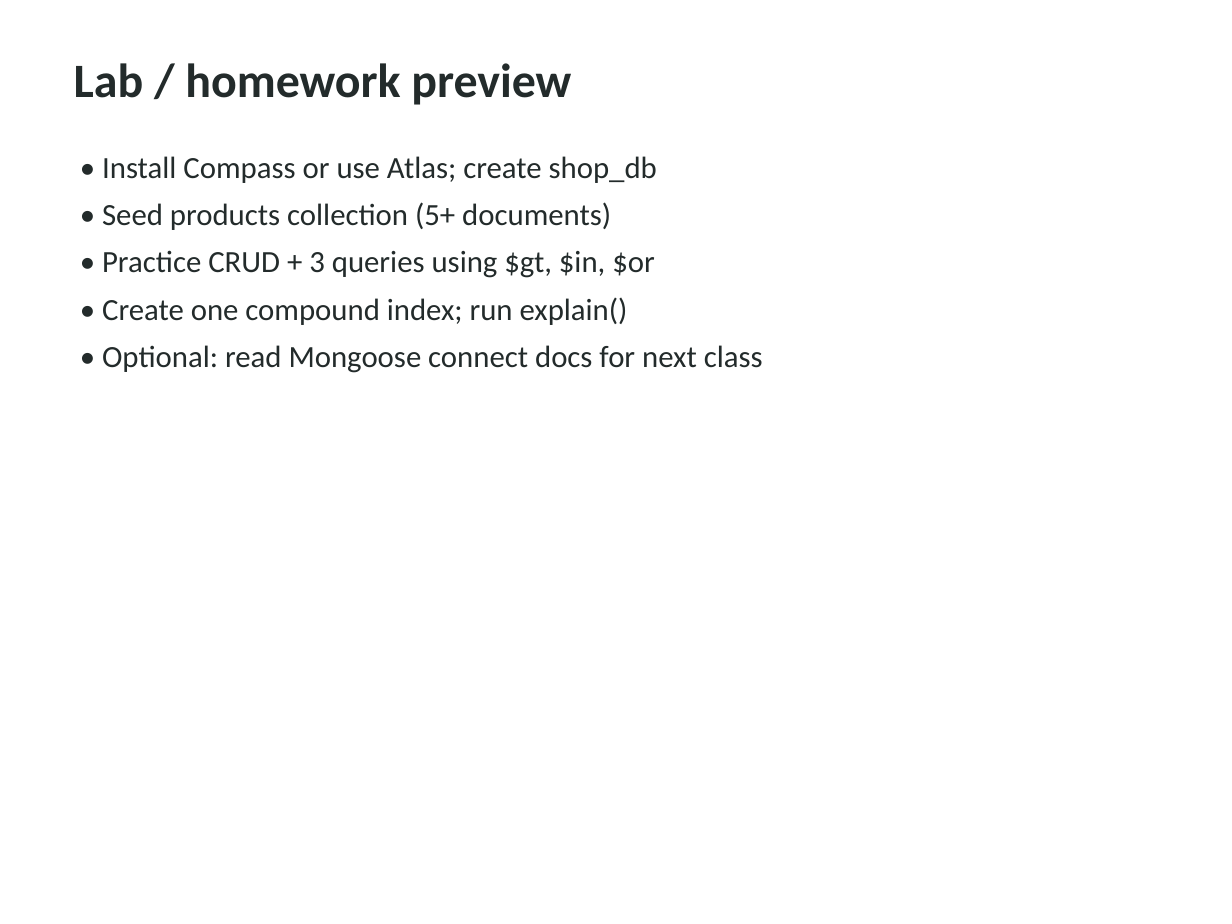
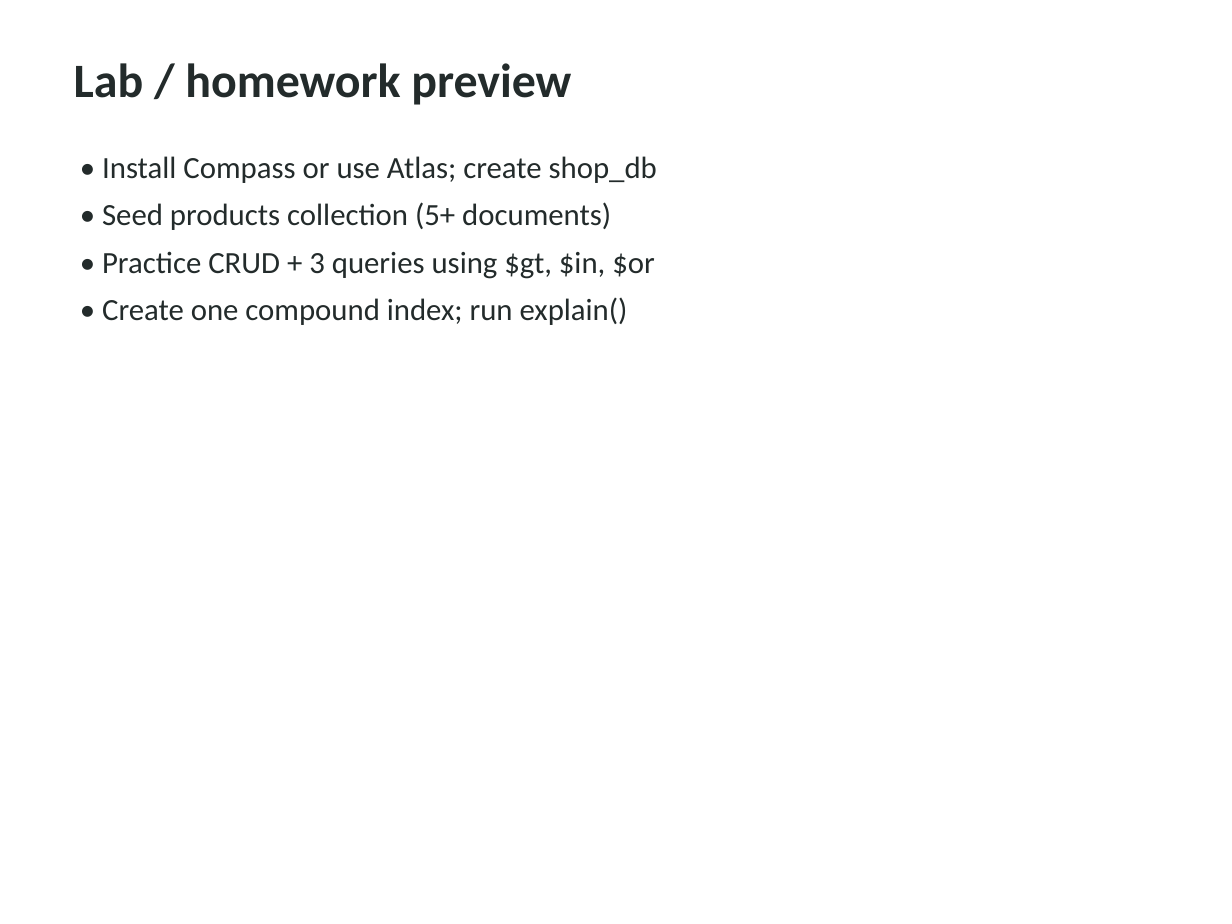
Before and after one commit to kashiraza01/MERN-Lectures, a slide deck: slide 40 of Week 5/Day 22/Lecture Day 22 - Introduction to MongoDB.pptx (slide 44 before the commit). Drawn at 1232x924 pixels with LibreOffice and Linux fonts; fonts in the diff are those of the drawing. Boxes give left, top, right and bottom in pixels: in the first picture for what was removed or moved away, otherwise in the second. Text is boxed around its words. In the diff, an @@ line names an element or a change of style, - is before the commit and + after.

```diff
--- a/Week 5/Day 22/Lecture Day 22 - Introduction to MongoDB.pptx
+++ b/Week 5/Day 22/Lecture Day 22 - Introduction to MongoDB.pptx
@@ text at (102, 345, 763, 373): paragraph removed @@
-• Optional: read Mongoose connect docs for next class
```
Also in this commit, not shown: 4 other slides changed, 4 slides removed.
